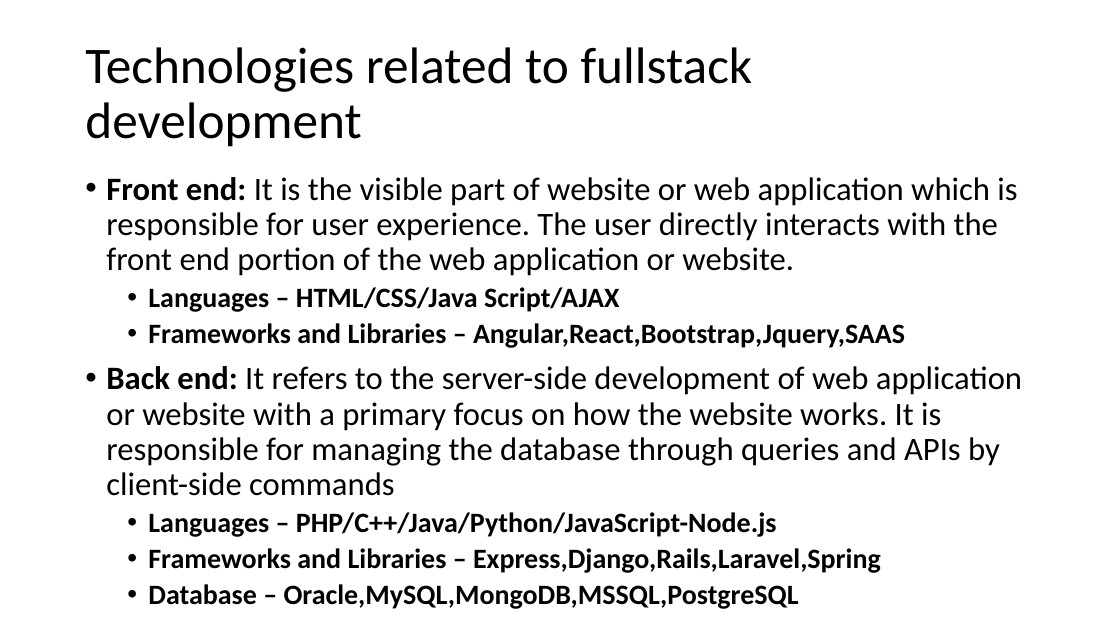
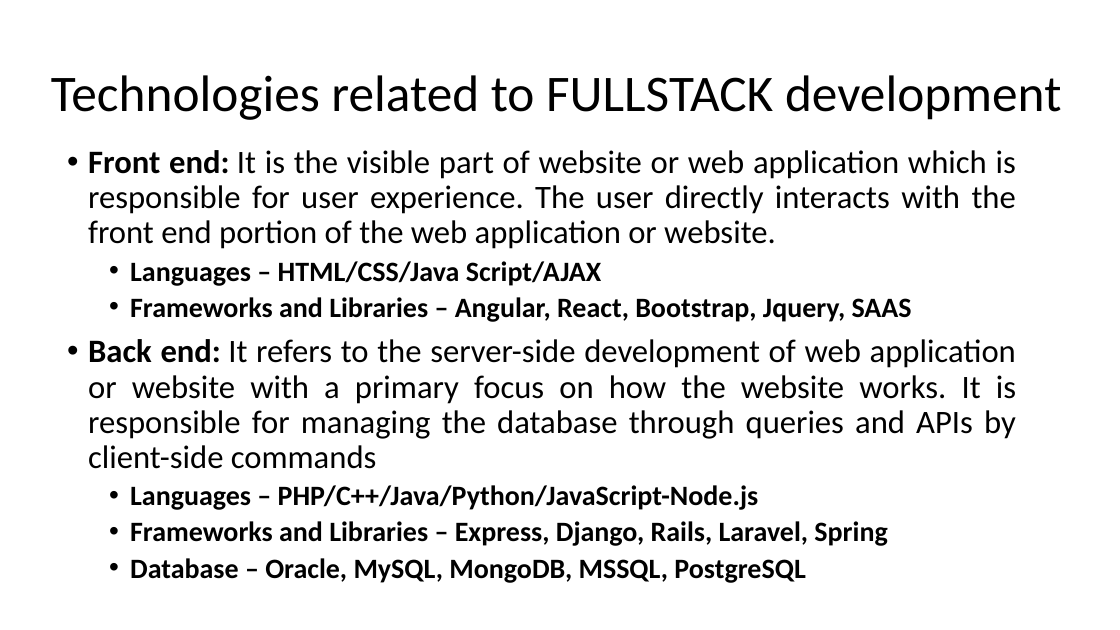
Before and after one commit to raghuprasadks/acharyafullstackfdp, a slide deck: slide 7 of day1/presentation/Fullstackwebdevelopment.pptx. Drawn at 1120x630 pixels with LibreOffice and Linux fonts; fonts in the diff are those of the drawing. Boxes give left, top, right and bottom in pixels: in the first picture for what was removed or moved away, otherwise in the second. Text is boxed around its words. In the diff, an @@ line names an element or a change of style, - is before the commit and + after.

```diff
--- a/day1/presentation/Fullstackwebdevelopment.pptx
+++ b/day1/presentation/Fullstackwebdevelopment.pptx
@@ title at <box>51,75,1061,120</box>: text changed @@
-Technologies related to fullstack development
+Technologies related to FULLSTACK development
@@ text "Front end: It is the ...": place and size @@
-text "Front end: It is the ..." at <box>106,177,1022,573</box>
+text "Front end: It is the ..." at <box>88,150,1016,583</box>
@@ text at <box>88,150,1016,510</box>: alignment left to justified @@
@@ text at <box>130,297,912,322</box>: text changed @@
-  • Frameworks and Libraries – Angular,React,Bootstrap,Jquery,SAAS
+  • Frameworks and Libraries – Angular, React, Bootstrap, Jquery, SAAS
@@ text at <box>130,521,887,583</box>: text changed @@
-  • Frameworks and Libraries – Express,Django,Rails,Laravel,Spring
-  • Database – Oracle,MySQL,MongoDB,MSSQL,PostgreSQL
+  • Frameworks and Libraries – Express, Django, Rails, Laravel, Spring
+  • Database – Oracle, MySQL, MongoDB, MSSQL, PostgreSQL
```
Also in this commit, not shown: 25 other slides changed, 2 slides removed, 2 other files.
